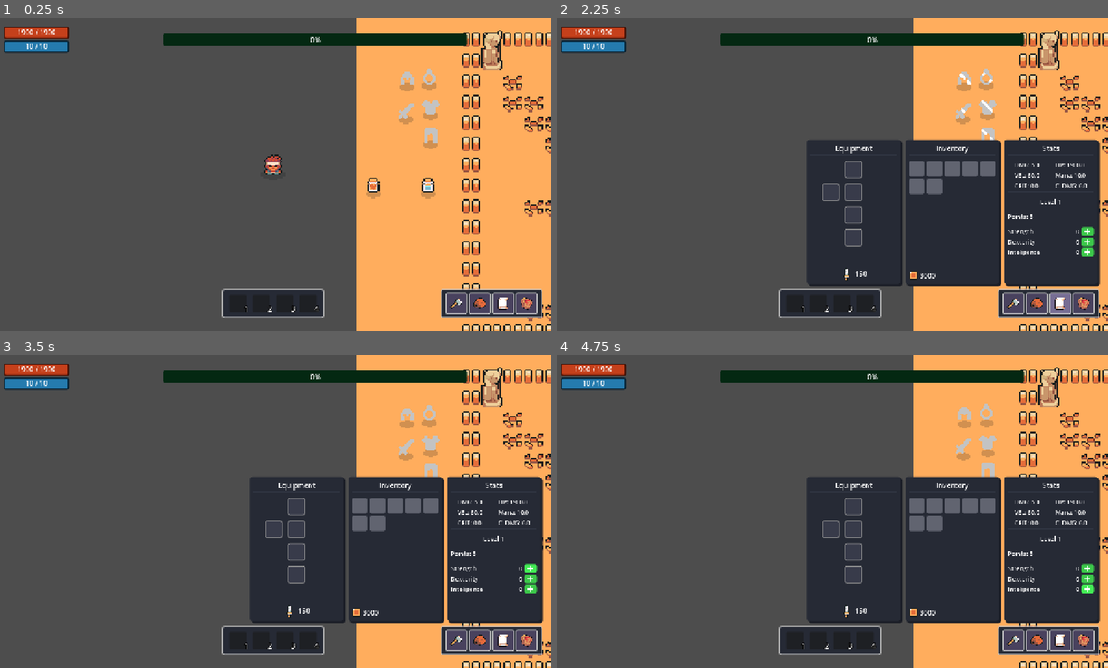
Above: before the commit, frames 1-4 (two rows, left to right).
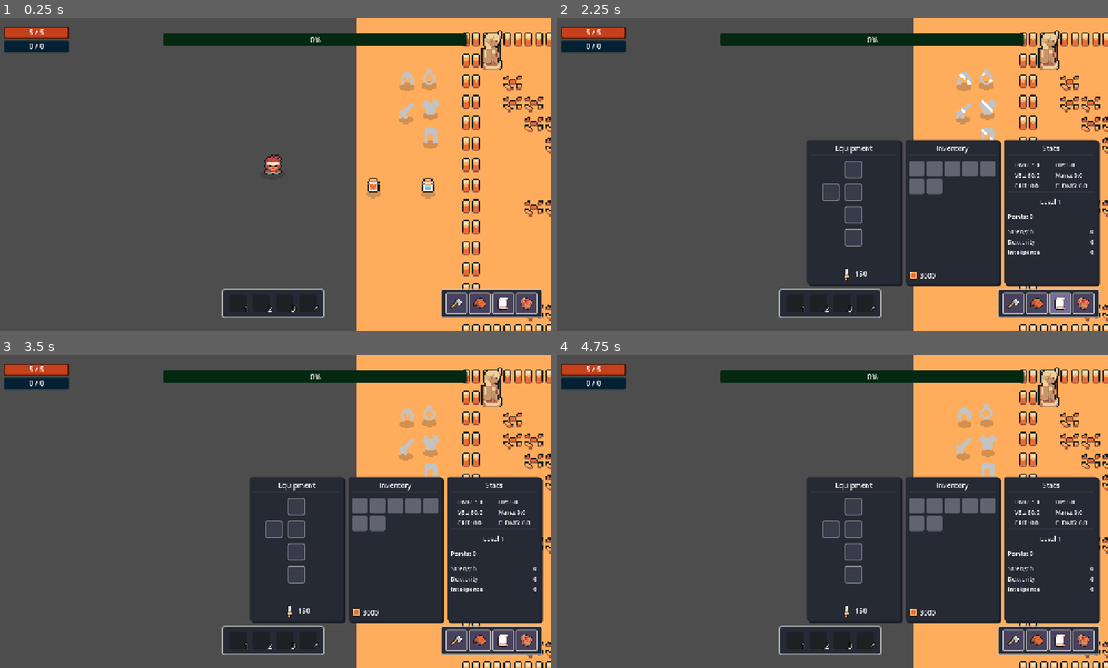
Above: after the commit, the same moments.

Repository: ArtemisSoftware/hunter-world
Game: Godot game, scene res://world/town/town.tscn
Same seed, same stepped clock (60 frames per second), same inputs: the game is played once before the commit and once after it. The project has no main scene, so this scene is started directly.
Inputs (mouse positions are in pixels of both pictures, inside the frame that each line leads up to):
- Up to frame 1 (0.25 s): no input
- Up to frame 2 (2.25 s): click (1014, 302) at 0.5 s; click (1036, 302) at 1.25 s; click (1058, 302) at 2 s
- Up to frame 3 (3.5 s): click (528, 567) at 2.77 s
- Up to frame 4 (4.75 s): click (1085, 580) at 3.52 s; click (1085, 589) at 4.27 s

The runs differ from the first frame. In frame 1, 0.4% of the frame differs, in the area x 0-13%, y 3-11%; in frame 2, 0.7%; in frame 3, 0.7%; in frame 4, 0.7%, in the area x 0-98%, y 3-77%.

Commit message:
Update stats

Diff:
--- a/core/components/health.gd
+++ b/core/components/health.gd
@@ -1,14 +1,14 @@
 class_name Health extends Node
 
 var current_health: float
-var max_health: float
+var _max_health: float
 
 signal on_health_changed(current_health: float)
 signal on_death()
 
 
 func setup(value: float) -> void:
-	max_health = value
+	_max_health = value
 	current_health = value
 	pass
 
@@ -27,6 +27,6 @@
 
 
 func heal(value: float) -> void:
-	current_health = min(current_health + value, max_health)
+	current_health = min(current_health + value, _max_health)
 	on_health_changed.emit(current_health)
 	pass
--- a/core/components/mana.gd
+++ b/core/components/mana.gd
@@ -1,13 +1,13 @@
 class_name Mana extends Node
 
 var current_mana: float
-var max_mana: float
+var _max_mana: float
 
 signal on_mana_changed(current_mana: float)
 
 
 func setup(value: float) -> void:
-	max_mana = value
+	_max_mana = value
 	current_mana = value
 	pass
 
@@ -21,6 +21,6 @@
 	pass
 
 func add_mana(value: float) -> void:
-	current_mana = min(current_mana + value, max_mana)
+	current_mana = min(current_mana + value, _max_mana)
 	on_mana_changed.emit(current_mana)
 	pass
--- /dev/null
+++ b/core/components/resources/player_stats.tres
@@ -0,0 +1,7 @@
+[gd_resource type="Resource" script_class="Stats" format=3 uid="uid://bvhciwvvgo045"]
+
+[ext_resource type="Script" uid="uid://bql3p3a22mpib" path="res://core/components/resources/stats.gd" id="1_efq4i"]
+
+[resource]
+script = ExtResource("1_efq4i")
+metadata/_custom_type_script = "uid://bql3p3a22mpib"
--- a/core/components/resources/stats.gd
+++ b/core/components/resources/stats.gd
@@ -3,3 +3,42 @@
 @export var strength: int = 0
 @export var dexterity: int = 0
 @export var intelligence: int = 0
+
+@export var damage: float = 1.0
+
+@export var max_health: float = 5.0
+@export var max_mana: float = 0.0
+
+@export var critical_chance: float = 0.0
+@export var critical_damage: float = 0.0
+
+@export var move_speed: float = 60.0
+
+signal on_stat_upgrade(type: Type)
+
+enum Type {
+	STRENGHT,
+	DEXTERITY,
+	INTELLINGENCE
+}
+
+func upgrade_stat(type: Type) -> void:
+
+	match type:
+		Type.STRENGHT:
+			strength += 1
+			damage += 1.5
+			max_health += 3.0
+
+		Type.DEXTERITY:
+			dexterity += 1
+			move_speed += 2.0
+			critical_chance += 2.0
+
+		Type.INTELLINGENCE:
+			intelligence += 1
+			critical_damage +=	5
+			max_mana += 2.0
+
+	on_stat_upgrade.emit(type)
+	pass
--- a/entities/player/components/exp.gd
+++ b/entities/player/components/exp.gd
@@ -31,3 +31,7 @@
 	next_level_exp *= exp_multiplier
 	on_experience_updated.emit()
 	pass
+
+func consume_points() -> void:
+	current_points -= 1
+	pass
--- a/entities/player/player.gd
+++ b/entities/player/player.gd
@@ -2,13 +2,7 @@
 
 
 @export_group("Stats")
-@export var max_health: float = 10.0
-@export var max_mana: float = 10.0
-@export var move_speed: float = 60.0
-@export var damage: float = 5.0
-@export var critical_chance: float = 0.0
-@export var critical_damage: float = 0.0
-@export var current_points: int = 5
+@export var stats: Stats
 
 @export_group("Experience")
 @export var base_exp: float = 100.0
@@ -32,7 +26,7 @@
 
 
 var last_direction: String = "down"
-var stats: Stats
+
 
 
 func _ready() -> void:
@@ -42,8 +36,8 @@
 func _input(event: InputEvent) -> void:
 	if event.is_action_pressed("ui_accept"):
 		exp.add_exp(10)
-		health.take_damage(1.0)
-		mana.use_mana(2.0)
+		#health.take_damage(1.0)
+		#mana.use_mana(1.0)
 	pass
 
 
@@ -56,35 +50,45 @@
 	pass
 
 func set_up() -> void:
+
 	reset_health()
 	reset_mana()
 	exp.setup(base_exp, exp_multiplier)
 	exp.on_next_level.connect(EventBus.on_player_new_level.emit)
 	exp.on_experience_updated.connect(EventBus.on_player_stats_updated.emit)
-	stats = Stats.new()
+
+	stats.on_stat_upgrade.connect(_on_stat_upgrade)
 	pass
 
 func reset_health() -> void:
-	health.setup(max_health)
-	EventBus.on_player_health_updated.emit(max_health, max_health) #TODO: dont understand the use of this
+	health.setup(stats.max_health)
+	EventBus.on_player_health_updated.emit(stats.max_health, stats.max_health) #TODO: dont understand the use of this
 	pass
 
 func reset_mana() -> void:
-	mana.setup(max_mana)
-	EventBus.on_player_mana_updated.emit(max_mana, max_mana) #TODO: dont understand the use of this
+	mana.setup(stats.max_mana)
+	EventBus.on_player_mana_updated.emit(stats.max_mana, stats.max_mana) #TODO: dont understand the use of this
 	pass
 
 func use_mana(value: float) -> void:
 	mana.use_mana(value)
-	EventBus.on_player_mana_updated.emit(mana.current_mana, max_mana) #TODO: dont understand the use of this
+	EventBus.on_player_mana_updated.emit(stats.mana.current_mana, stats.max_mana) #TODO: dont understand the use of this
 	pass
 
 func add_mana(value: float) -> void:
 	mana.add_mana(value)
-	EventBus.on_player_mana_updated.emit(mana.current_mana, max_mana) #TODO: dont understand the use of this
+	EventBus.on_player_mana_updated.emit(stats.mana.current_mana, stats.max_mana) #TODO: dont understand the use of this
 	pass
 
+func _on_stat_upgrade(type: Stats.Type) -> void:
 
+	match type:
+		Stats.Type.STRENGHT: reset_health()
+		Stats.Type.INTELLINGENCE: reset_mana()
+
+	exp.consume_points()
+	EventBus.on_player_stats_updated.emit()
+	pass
 #----------------------------
 ############# ATTACK
 #----------------------------
--- a/entities/player/player.tscn
+++ b/entities/player/player.tscn
@@ -2,6 +2,7 @@
 
 [ext_resource type="Script" uid="uid://bo3m6gxc760qo" path="res://entities/player/player.gd" id="1_bls4j"]
 [ext_resource type="Texture2D" uid="uid://7hmoo8xcaoty" path="res://core/sprites/Shadow.png" id="1_sglur"]
+[ext_resource type="Resource" uid="uid://bvhciwvvgo045" path="res://core/components/resources/player_stats.tres" id="2_afbqv"]
 [ext_resource type="Texture2D" uid="uid://clphsdu8g75nn" path="res://entities/player/sprites/Idle.png" id="2_bls4j"]
 [ext_resource type="Texture2D" uid="uid://rtjovwh1rato" path="res://entities/player/sprites/Walk.png" id="3_fkugw"]
 [ext_resource type="Texture2D" uid="uid://kyr3l72aaw6a" path="res://entities/player/sprites/Attack.png" id="3_j3ovn"]
@@ -254,7 +255,7 @@
 [node name="Player" type="CharacterBody2D" unique_id=915585019]
 collision_layer = 2
 script = ExtResource("1_bls4j")
-max_health = 1900.0
+stats = ExtResource("2_afbqv")
 
 [node name="Shadow" type="Sprite2D" parent="." unique_id=1725785830]
 self_modulate = Color(1, 1, 1, 0.21176471)
--- a/hud/loadout/stats_panel.gd
+++ b/hud/loadout/stats_panel.gd
@@ -10,32 +10,45 @@
 @onready var current_level_label: Label = %CurrentLevelLabel
 @onready var current_points_label: Label = %CurrentPointsLabel
 
-
 @onready var strength_points_label: Label = %StrengthPointsLabel
 @onready var dexterity_points_label: Label = %DexterityPointsLabel
 @onready var inteligence_points_label: Label = %InteligencePointsLabel
 
+@onready var strength_button: Button = %StrengthButton
+@onready var dexterity_button: Button = %DexterityButton
+@onready var inteligence_button: Button = %InteligenceButton
+
 func _ready() -> void:
 	EventBus.on_player_created.connect(_on_player_created)
+	EventBus.on_player_stats_updated.connect(_on_player_stats_updated)
 	pass
 
 func update_stats() -> void:
 	if not is_instance_valid(EventBus.player): return
 
-	damage_label.text = str(EventBus.player.damage)
-	hp_label.text = str(EventBus.player.health.max_health)
-	velocity_label.text = str(EventBus.player.move_speed)
-	mana_label.text = str(EventBus.player.mana.max_mana)
-	critical_damage_label.text = str(EventBus.player.critical_damage)
-	critical_label.text = str(EventBus.player.critical_chance)
+	damage_label.text = str(EventBus.player.stats.damage)
+	hp_label.text = str(EventBus.player.stats.max_health)
+
+	velocity_label.text = str(EventBus.player.stats.move_speed)
+	mana_label.text = str(EventBus.player.stats.max_mana)
+	critical_damage_label.text = str(EventBus.player.stats.critical_damage)
+	critical_label.text = str(EventBus.player.stats.critical_chance)
 
 	current_level_label.text = str(EventBus.player.exp.current_level)
-	current_points_label.text = str(EventBus.player.current_points)
-
+	current_points_label.text = str(EventBus.player.exp.current_points)
 
 	strength_points_label.text = str(EventBus.player.stats.strength)
 	dexterity_points_label.text = str(EventBus.player.stats.dexterity)
 	inteligence_points_label.text = str(EventBus.player.stats.intelligence)
+
+	if EventBus.player.exp.current_points == 0:
+		strength_button.hide()
+		dexterity_button.hide()
+		inteligence_button.hide()
+	else:
+		strength_button.show()
+		dexterity_button.show()
+		inteligence_button.show()
 
 	pass
 
@@ -43,14 +56,21 @@
 	update_stats()
 	pass
 
+func _on_player_stats_updated() -> void:
+	update_stats()
+	pass
+
 
 func _on_strength_button_pressed() -> void:
-	pass # Replace with function body.
+	EventBus.player.stats.upgrade_stat(Stats.Type.STRENGHT)
+	pass
 
 
 func _on_dexterity_button_pressed() -> void:
-	pass # Replace with function body.
+	EventBus.player.stats.upgrade_stat(Stats.Type.DEXTERITY)
+	pass
 
 
 func _on_inteligence_button_pressed() -> void:
-	pass # Replace with function body.
+	EventBus.player.stats.upgrade_stat(Stats.Type.INTELLINGENCE)
+	pass
--- a/hud/loadout/stats_panel.tscn
+++ b/hud/loadout/stats_panel.tscn
@@ -226,6 +226,7 @@
 label_settings = SubResource("LabelSettings_a054e")
 
 [node name="StrengthButton" type="Button" parent="MarginContainer/VBoxContainer/Attributes/HBoxContainer" unique_id=1925303752]
+unique_name_in_owner = true
 custom_minimum_size = Vector2(30, 20)
 layout_mode = 2
 theme_override_styles/normal = ExtResource("1_uh6j2")
@@ -250,6 +251,7 @@
 label_settings = SubResource("LabelSettings_a054e")
 
 [node name="DexterityButton" type="Button" parent="MarginContainer/VBoxContainer/Attributes/HBoxContainer2" unique_id=99406291]
+unique_name_in_owner = true
 custom_minimum_size = Vector2(30, 20)
 layout_mode = 2
 theme_override_styles/normal = ExtResource("1_uh6j2")
@@ -274,6 +276,7 @@
 label_settings = SubResource("LabelSettings_a054e")
 
 [node name="InteligenceButton" type="Button" parent="MarginContainer/VBoxContainer/Attributes/HBoxContainer3" unique_id=284765152]
+unique_name_in_owner = true
 custom_minimum_size = Vector2(30, 20)
 layout_mode = 2
 theme_override_styles/normal = ExtResource("1_uh6j2")
